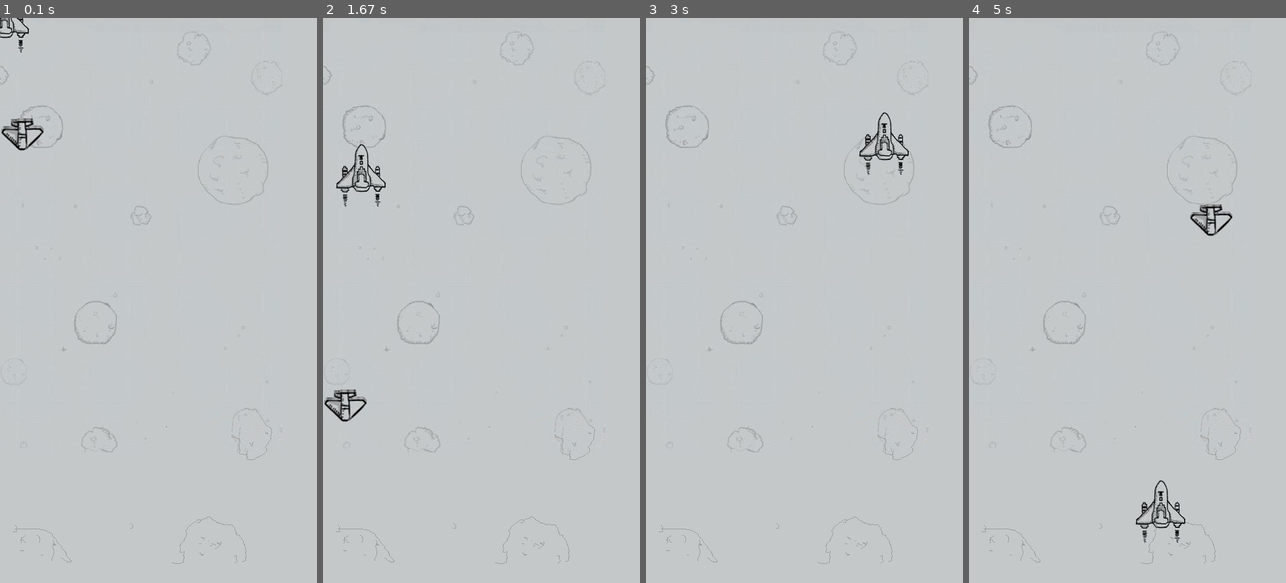
Above: before the commit, frames 1-4 (left to right).
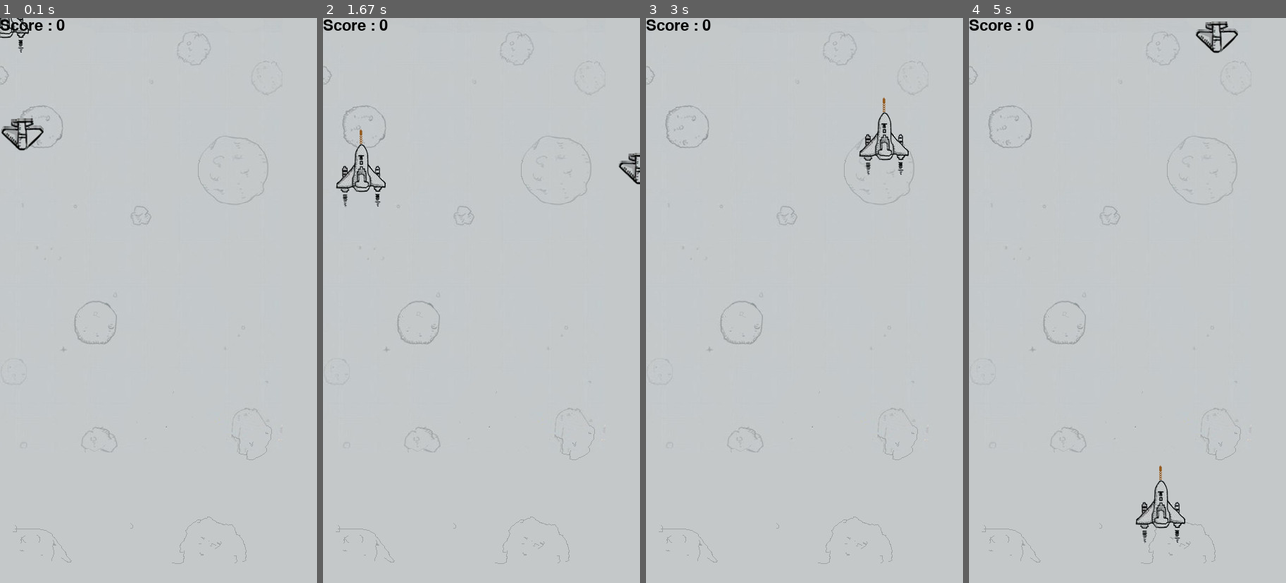
Above: after the commit, the same moments.

Repository: strugglebak/pygame-demo
Game: pygame game, started from mygame.py
Two runs of this game, one before a commit and one after it. Both use one fixed random seed, a clock stepped at 60 frames per second and the inputs below.
Inputs (mouse positions are in pixels of both pictures, inside the frame that each line leads up to):
- Up to frame 1 (0.1 s): no input
- Up to frame 2 (1.67 s): press the mouse at (351, 187) at 0.37 s; move the mouse to (449, 159) at 0.47 s; release the mouse at (551, 125) at 0.6 s; press the mouse at (357, 159) at 0.7 s; move the mouse to (465, 249) at 0.8 s; release the mouse at (573, 345) at 0.93 s; press the mouse at (557, 164) at 1.03 s; move the mouse to (579, 340) at 1.13 s; release the mouse at (601, 515) at 1.27 s; press the mouse at (586, 119) at 1.37 s; move the mouse to (471, 147) at 1.47 s; release the mouse at (361, 176) at 1.6 s
- Up to frame 3 (3 s): press the mouse at (943, 176) at 1.7 s; move the mouse to (924, 159) at 1.8 s; release the mouse at (905, 142) at 1.93 s; press the mouse at (943, 176) at 2.03 s; move the mouse to (861, 215) at 2.13 s; release the mouse at (775, 255) at 2.27 s; press the mouse at (845, 29) at 2.37 s; move the mouse to (788, 114) at 2.47 s; release the mouse at (734, 198) at 2.6 s; press the mouse at (940, 198) at 2.7 s; move the mouse to (912, 170) at 2.8 s; release the mouse at (883, 142) at 2.93 s
- Up to frame 4 (5 s): press the mouse at (1273, 23) at 3.03 s; move the mouse to (1213, 142) at 3.13 s; release the mouse at (1152, 266) at 3.27 s; press the mouse at (1070, 85) at 3.37 s; move the mouse to (1054, 187) at 3.47 s; release the mouse at (1038, 289) at 3.6 s; press the mouse at (1070, 85) at 3.7 s; move the mouse to (1073, 198) at 3.8 s; release the mouse at (1073, 311) at 3.93 s; press the mouse at (1209, 34) at 4.03 s; move the mouse to (1222, 63) at 4.13 s; release the mouse at (1238, 97) at 4.27 s; press the mouse at (1276, 108) at 4.37 s; move the mouse to (1184, 244) at 4.47 s; release the mouse at (1092, 379) at 4.6 s; press the mouse at (1270, 142) at 4.7 s; move the mouse to (1216, 328) at 4.8 s; release the mouse at (1159, 509) at 4.93 s

The runs differ from the first frame. In frame 1, 0.2% of the frame differs, in the area x 0-21%, y 0-3%; in frame 2, 0.8%; in frame 3, 0.2%; in frame 4, 0.9%, in the area x 0-85%, y 0-82%.

Commit message:
增加了飞机和敌机的简单的碰撞检测，并有了初步的计分模式，增加了与敌机碰撞时的处理，主要通过鼠标的点击实现

Diff:
--- a/mygame.py
+++ b/mygame.py
@@ -2,6 +2,7 @@
 import pygame
 from bullet import Bullet
 from enemy import Enemy
+from plane import Plane
 
 from sys import exit
 
@@ -18,6 +19,26 @@
 internal_time = 0
 bullet_index = 0
 
+gameover = False
+score = 0
+
+def checkHit(bullet, enemy):
+	if (bullet.x > enemy.x and bullet.x < (enemy.x + enemy.image.get_width())) and (
+		bullet.y > enemy.y and bullet.y < (enemy.y + enemy.image.get_height())):
+		enemy.restart()	#let the enemy disappear
+		bullet.active = False
+
+		return True
+	return False
+
+def checkCrash(plane, enemy):
+	if (plane.x + 0.7 * plane.image.get_width() > enemy.x) and (
+		plane.x + 0.3 * plane.image.get_width() < enemy.x + enemy.image.get_width()) and (
+		plane.y + 0.7 * plane.image.get_height() > enemy.y) and (
+		plane.y + 0.3 * plane.image.get_height() < enemy.y + enemy.image.get_height()):
+		return True
+	return False
+
 pygame.init()
 
 # create a window, and the window's size is the same as the picture
@@ -27,8 +48,7 @@
 
 background = pygame.image.load(bg_url).convert()
 # this "convert_alpha" method makes the pic transparent
-plane = pygame.image.load(plane_url).convert_alpha()
-# bullet = pygame.image.load(bullet_url).convert_alpha()
+plane = Plane(plane_url)
 bullet = Bullet(bullet_url)
 enemy = Enemy(enemy_url)
 
@@ -42,33 +62,61 @@
 for i in range(0,enemy_num):
 	enemy_list.append(enemy)
 
+# create a font
+font = pygame.font.Font(None, 32)
+
 while True:
 	for event in pygame.event.get():
 		if event.type == pygame.QUIT:
 			pygame.quit()
 			exit()
 
+		if gameover and event.type == pygame.MOUSEBUTTONUP:
+			# reset the game
+			plane.restart()
+
+			for t_bullet in bullet_list:
+				t_bullet.restart()
+
+			for t_enemy in enemy_list:
+				t_enemy.restart()
+
+			score = 0
+			gameover = False
+
 	screen.blit(background, (0, 0))
 
-	internal_time -= 1
-	if internal_time < 0:
-		bullet_list[bullet_index].restart()
-		internal_time = 70
-		bullet_index = (bullet_index + 1) % bullet_num
+	if not gameover:
+		internal_time -= 1
+		if internal_time < 0:
+			bullet_list[bullet_index].restart()
+			internal_time = 70
+			bullet_index = (bullet_index + 1) % bullet_num
 
-	for t_bullet in bullet_list:
-		if t_bullet.active:
-			t_bullet.move()
-			screen.blit(t_bullet.image, (t_bullet.x, t_bullet.y))
+		for t_bullet in bullet_list:
+			for t_enemy in enemy_list:
+				# if the bullet hit the enemy
+				if (checkHit(t_bullet, t_enemy)):
+					score += 2
 
-	(x, y) = pygame.mouse.get_pos()
-	x -= plane.get_width() / 2
-	y -= plane.get_height() / 2
+			if t_bullet.active:
+				t_bullet.move()
+				screen.blit(t_bullet.image, (t_bullet.x, t_bullet.y))
 
-	screen.blit(plane, (x, y))
+		plane.move()
 
-	for t_enemy in enemy_list:
-		t_enemy.move()
-		screen.blit(t_enemy.image, (t_enemy.x, t_enemy.y))
+		screen.blit(plane.image, (plane.x, plane.y))
+
+		for t_enemy in enemy_list:
+			gameover = checkCrash(plane, t_enemy)
+			t_enemy.move()
+			screen.blit(t_enemy.image, (t_enemy.x, t_enemy.y))
+
+		text = font.render("Score : %d " % score, 1, (0, 0, 0))
+		screen.blit(text, (0, 0))
+	else:
+		text = font.render("Score : %d " % score, 1, (0, 0, 0))
+		screen.blit(text, (190, 300))
+
 
 	pygame.display.update()
